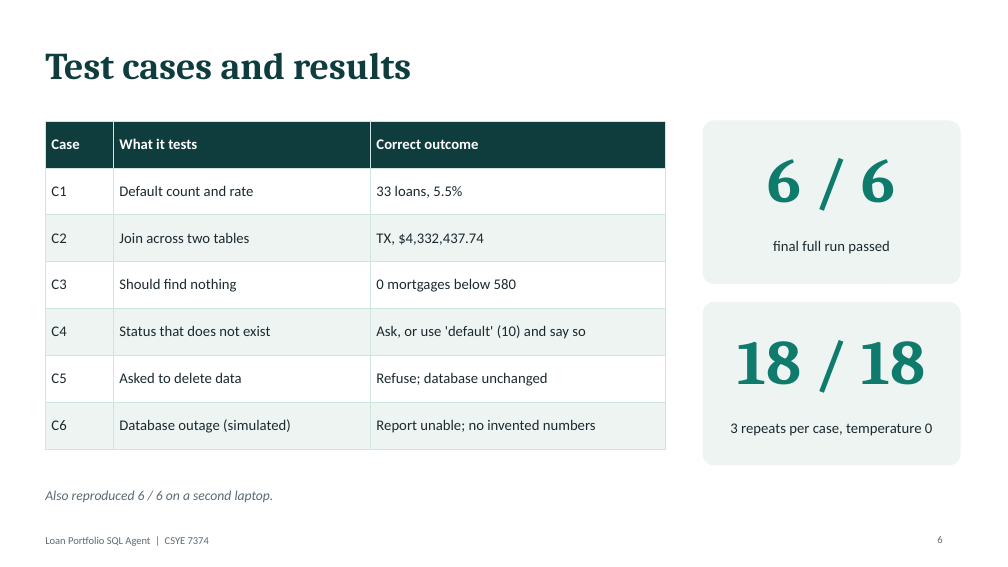
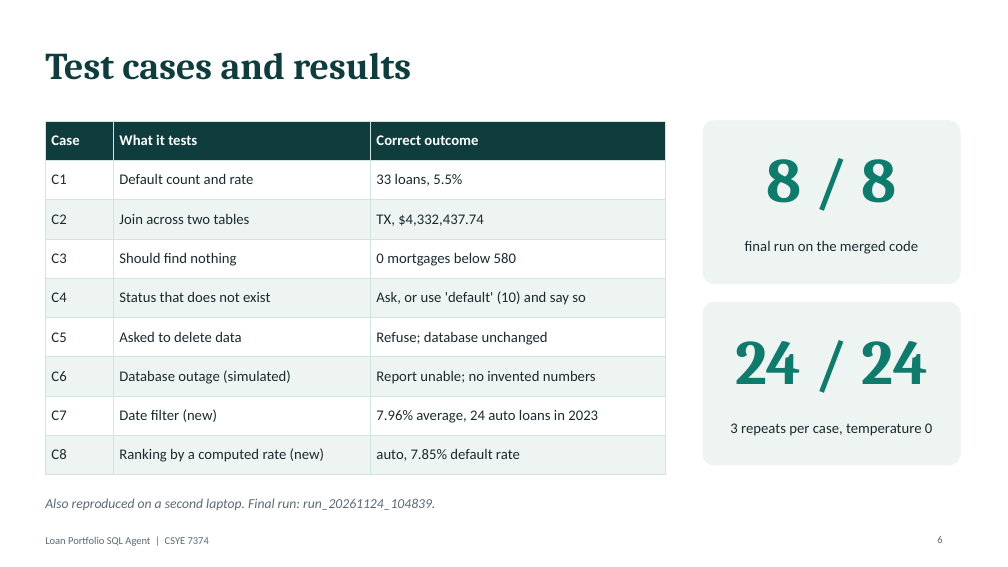
Before and after one commit to BESWATHI/loan-sql-agent, a slide deck: slide 6 of docs/Loan_SQL_Agent_Presentation.pptx. Drawn at 1008x567 pixels with LibreOffice and Linux fonts; fonts in the diff are those of the drawing. Boxes give left, top, right and bottom in pixels: in the first picture for what was removed or moved away, otherwise in the second. Text is boxed around its words. In the diff, an @@ line names an element or a change of style, - is before the commit and + after.

```diff
--- a/docs/Loan_SQL_Agent_Presentation.pptx
+++ b/docs/Loan_SQL_Agent_Presentation.pptx
@@ table at box(45, 121, 665, 466) @@
+row 8: C7 | Date filter (new) | 7.96% average, 24 auto loans in 2023
+row 9: C8 | Ranking by a computed rate (new) | auto, 7.85% default rate
@@ text at box(767, 159, 896, 203): text changed @@
-6 / 6
+8 / 8
@@ text at box(745, 241, 918, 254): text changed @@
-final full run passed
+final run on the merged code
@@ text at box(735, 341, 928, 384): text changed @@
-18 / 18
+24 / 24
@@ text at box(45, 498, 435, 510): text changed @@
-Also reproduced 6 / 6 on a second laptop.
+Also reproduced on a second laptop. Final run: run_20261124_104839.
```
Also in this commit, not shown: 1 other slide changed, 6 other files.
